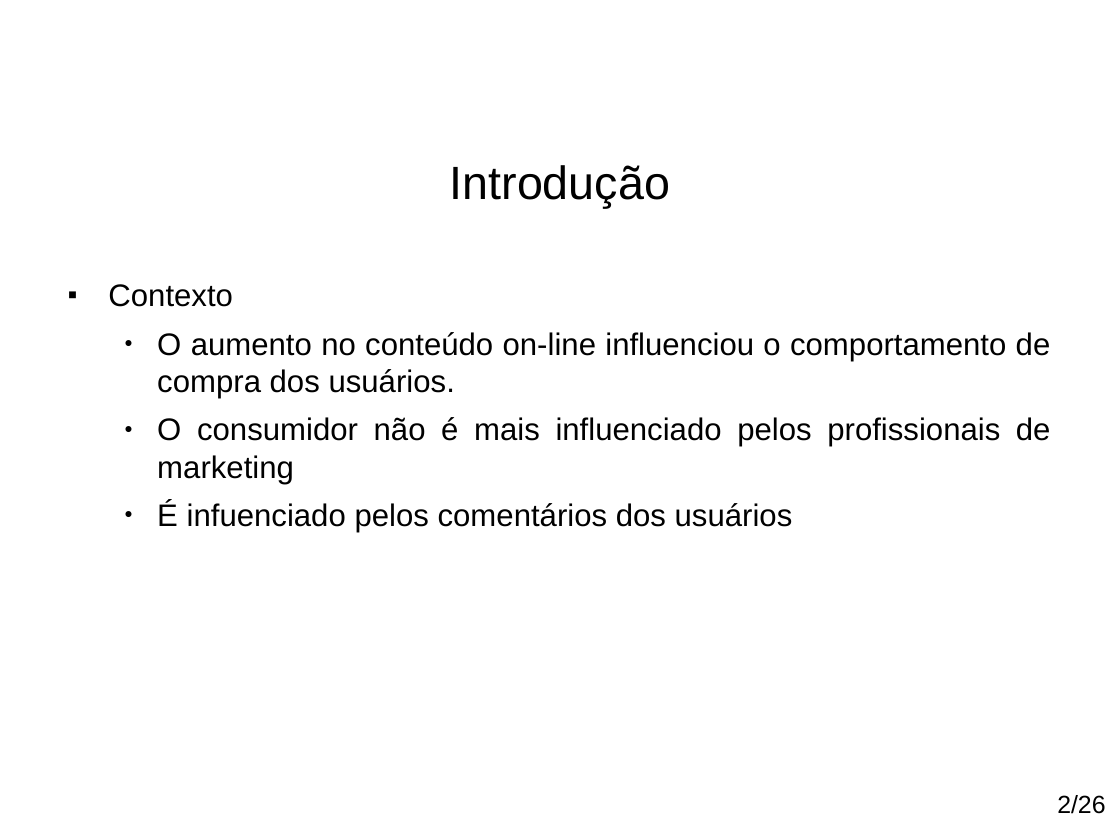
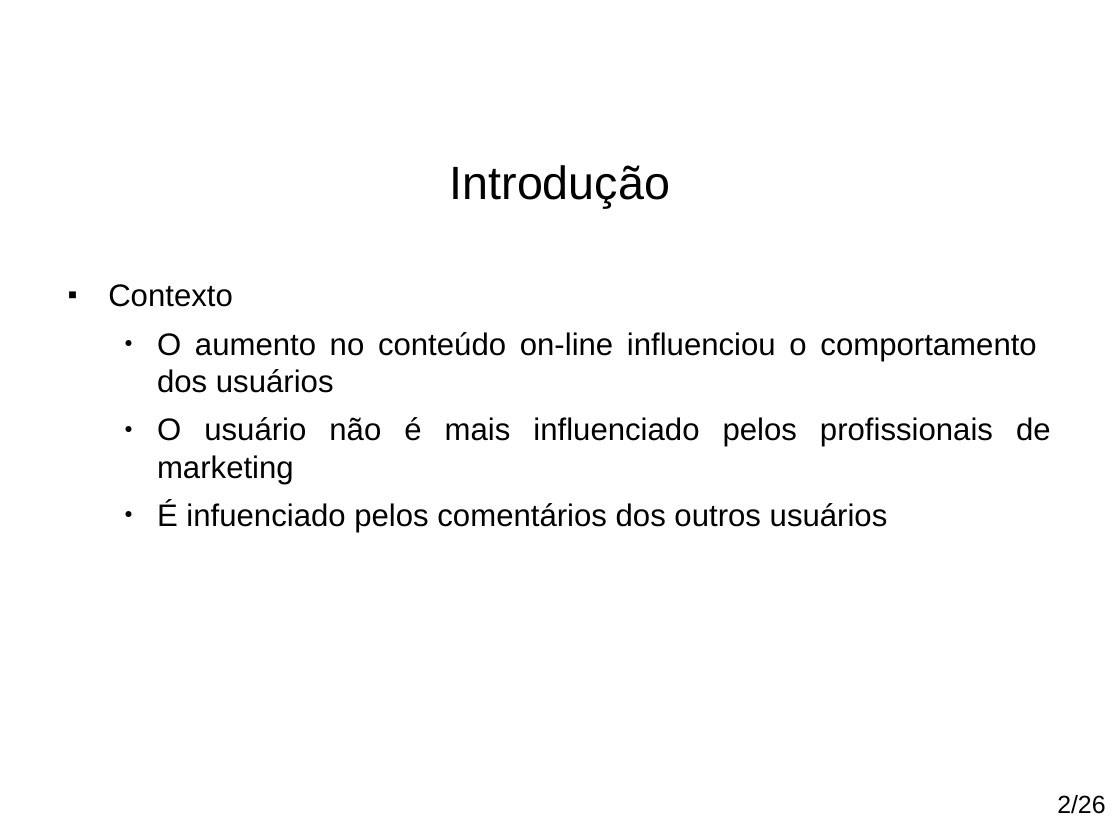
Before and after one commit to paulohq/apresentacao-NLP, a slide deck: slide 3 of apresentacao-mineracao-de-sugestoes.ppt. Drawn at 1120x840 pixels with LibreOffice and Linux fonts; fonts in the diff are those of the drawing; background and template pictures are left out. Boxes give left, top, right and bottom in pixels: in the first picture for what was removed or moved away, otherwise in the second. Text is boxed around its words. In the diff, an @@ line names an element or a change of style, - is before the commit and + after.

```diff
--- a/apresentacao-mineracao-de-sugestoes.ppt
+++ b/apresentacao-mineracao-de-sugestoes.ppt
@@ text at [157,332,1051,532]: text changed @@
-  ● O aumento no conteúdo on-line influenciou o comportamento de compra dos usuários.
-  ● O consumidor não é mais influenciado pelos profissionais de marketing
-  ● É infuenciado pelos comentários dos usuários
+  ● O aumento no conteúdo on-line influenciou o comportamento dos usuários
+  ● O usuário não é mais influenciado pelos profissionais de marketing
+  ● É infuenciado pelos comentários dos outros usuários
```
Also in this commit, not shown: 11 other slides changed, 6 slides added, 1 slide removed, 9 other files.
